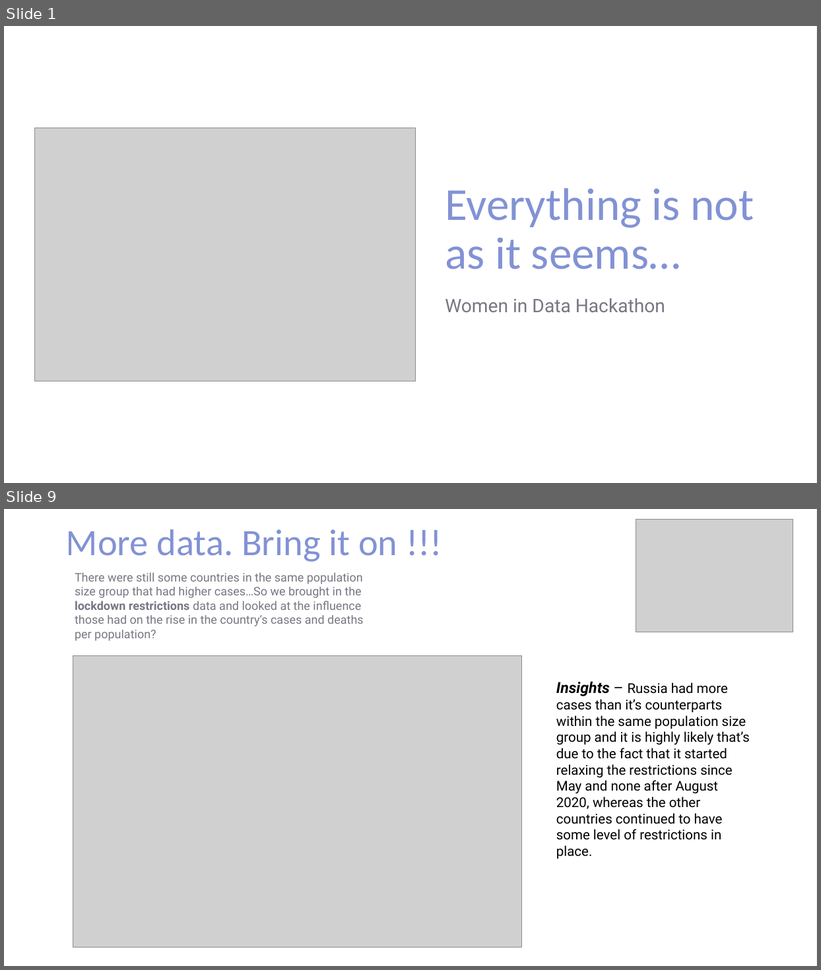
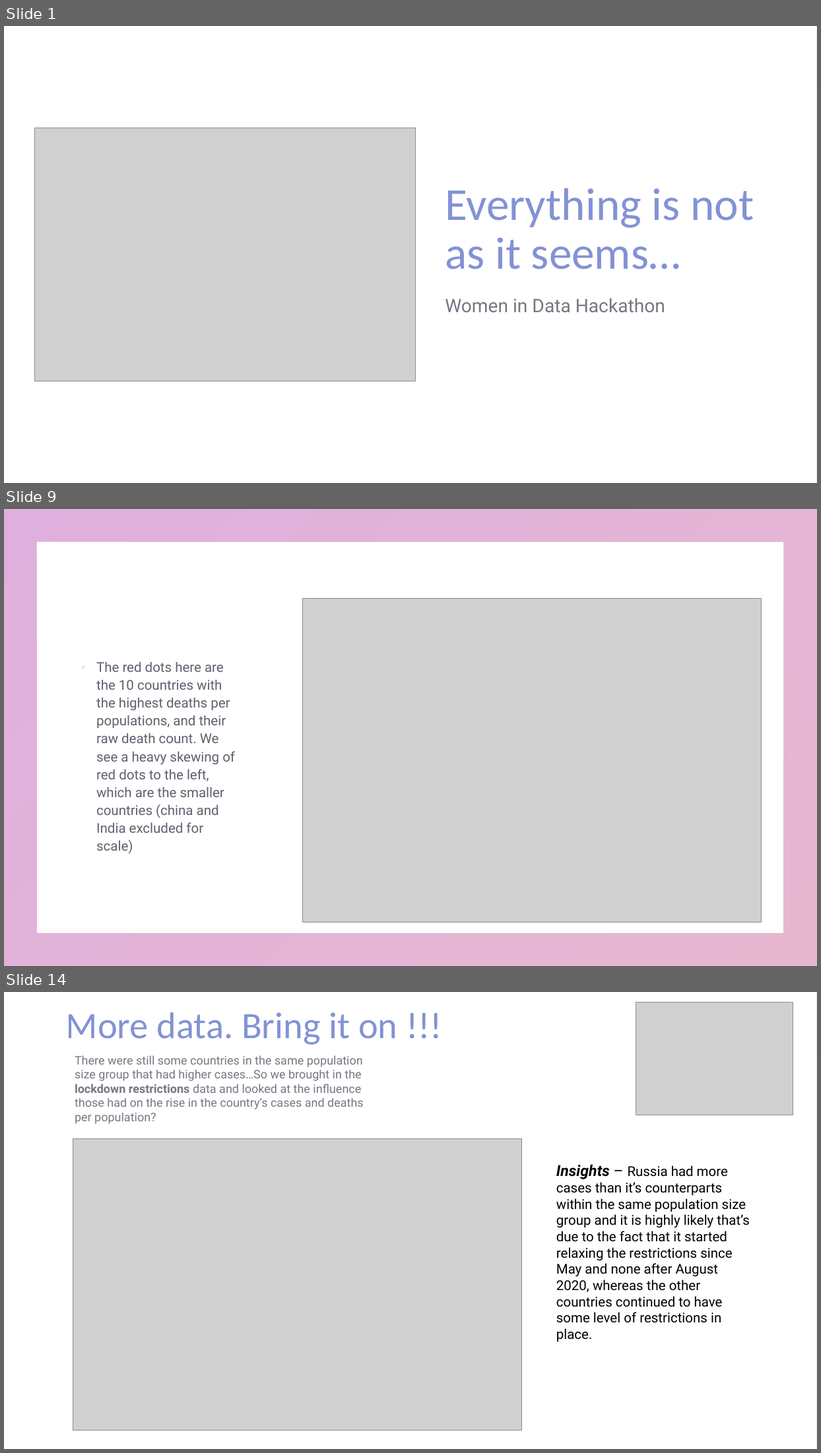
Before and after one commit to KarenJewell/WIDDatathon, a slide deck: WID Presentation_4.pptx. Shown one above the other, each under a label of ours: slides 1 and 9 before the commit, slides 1, 9 and 14 after it; the slides between them are not shown. The pictures are 821x970 and 821x1453 pixels, drawn with LibreOffice and Linux fonts; fonts in the diff are those of the drawing; grey boxes stand for pictures. Boxes give left, top, right and bottom in pixels: in the first picture for what was removed or moved away, otherwise in the second. Text is boxed around its words. In the diff, an @@ line names an element or a change of style, - is before the commit and + after.

```diff
--- a/WID Presentation_4.pptx
+++ b/WID Presentation_4.pptx
@@ slide 9 added at [4, 509, 817, 966], background #FFFFFF; not listed: 1 template element that a slide beside it also shows @@
@@ picture added at [303, 599, 761, 923] @@
@@ text added at [96, 662, 235, 854], 16 pt, text #1B1D30 at 70% opacity @@
+▪ The red dots here are the 10 countries with the highest deaths per populations, and their raw death count. We see a heavy skewing of red dots to the left, which are the smaller countries (china and India excluded for scale)
@@ what was slide 9 is now slide 14 @@
```
Also in this commit, not shown: 8 slides changed, 16 other slides added, 4 other files.
